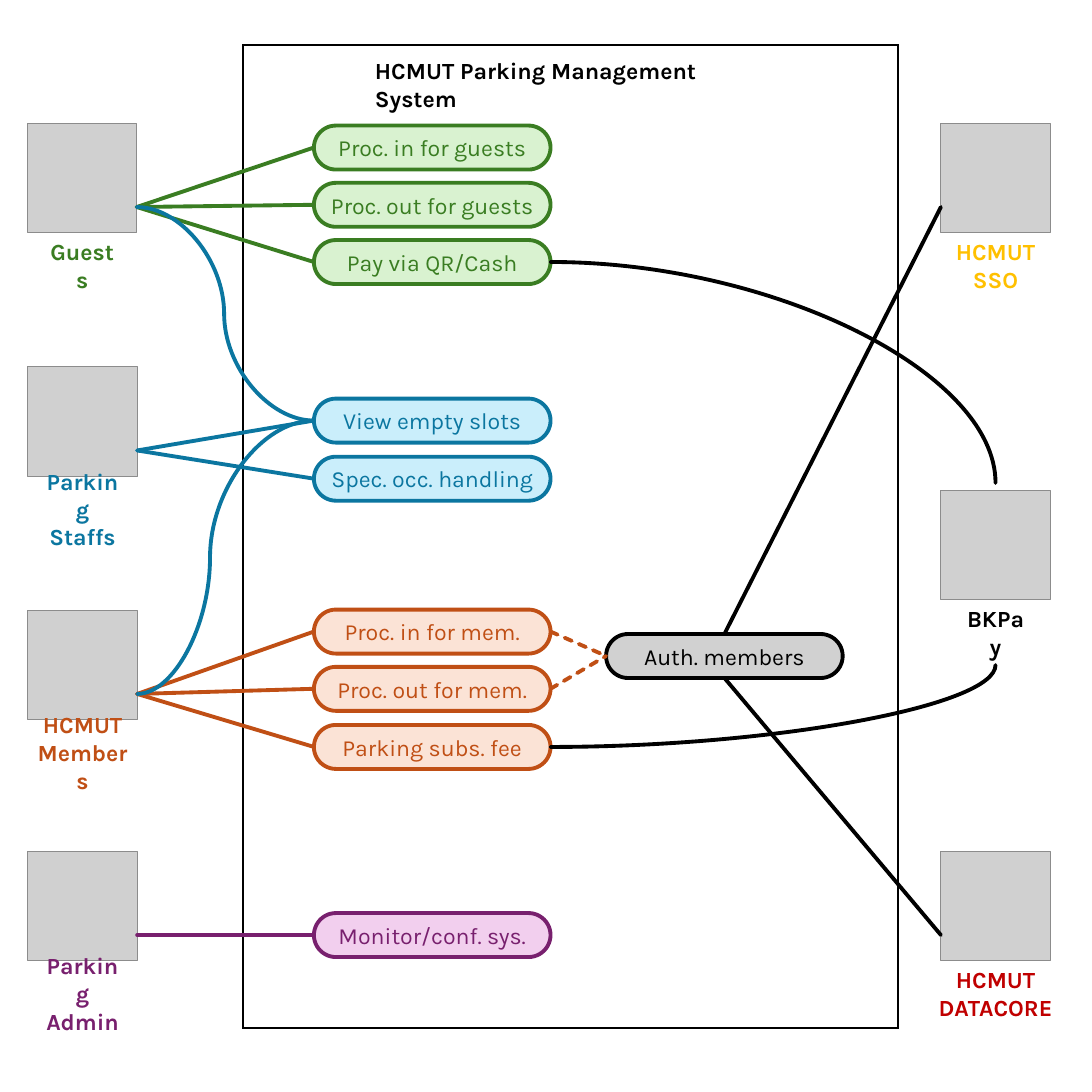
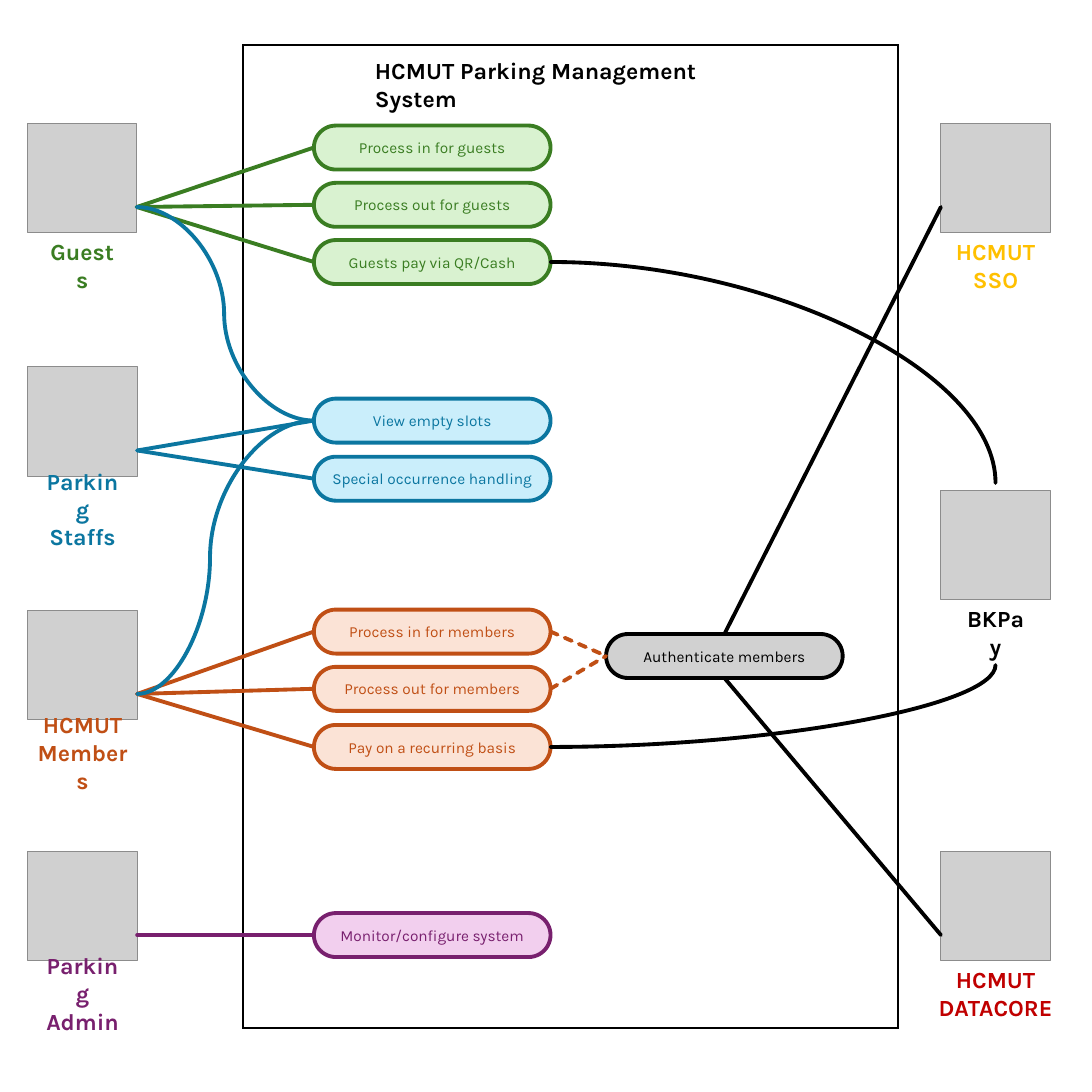
Before and after one commit to 1172005thinh/HCMUT-SmartParking-System, a slide deck: slide 1 of design/usecase-diagram/main.pptx. Drawn at 1092x1092 pixels with LibreOffice and Linux fonts; fonts in the diff are those of the drawing; grey boxes stand for pictures. Boxes give left, top, right and bottom in pixels: in the first picture for what was removed or moved away, otherwise in the second. Text is boxed around its words. In the diff, an @@ line names an element or a change of style, - is before the commit and + after.

```diff
--- a/design/usecase-diagram/main.pptx
+++ b/design/usecase-diagram/main.pptx
@@ text in rounded rectangle at (359, 142, 505, 157): text changed; size 18 to 12 pt @@
-Proc. in for guests
+Process in for guests
@@ text in rounded rectangle at (354, 199, 510, 214): text changed; size 18 to 12 pt @@
-Proc. out for guests
+Process out for guests
@@ text in rounded rectangle at (349, 257, 515, 272): text changed; size 18 to 12 pt @@
-Pay via QR/Cash
+Guests pay via QR/Cash
@@ rounded rectangle "View empty slots" at (314, 399, 551, 443): size 18 to 12 pt @@
@@ text in rounded rectangle at (332, 473, 532, 488): text changed; size 18 to 12 pt @@
-Spec. occ. handling
+Special occurrence handling
@@ text in rounded rectangle at (349, 626, 515, 637): text changed; size 18 to 12 pt @@
-Proc. in for mem.
+Process in for members
@@ text in rounded rectangle at (643, 651, 805, 662): text changed; size 18 to 12 pt @@
-Auth. members
+Authenticate members
@@ text in rounded rectangle at (344, 683, 520, 694): text changed; size 18 to 12 pt @@
-Proc. out for mem.
+Process out for members
@@ text in rounded rectangle at (348, 742, 516, 757): text changed; size 18 to 12 pt @@
-Parking subs. fee
+Pay on a recurring basis
@@ text in rounded rectangle at (340, 929, 524, 945): text changed; size 18 to 12 pt @@
-Monitor/conf. sys.
+Monitor/configure system
```
Also in this commit, not shown: 3 other files.
